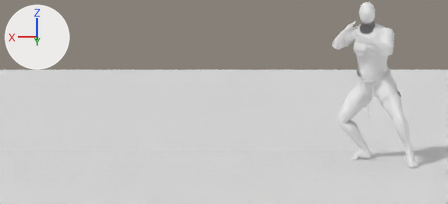
Renders of the Blender file anim-src/_preview_RightUnarmed.blend from each side of a commit.
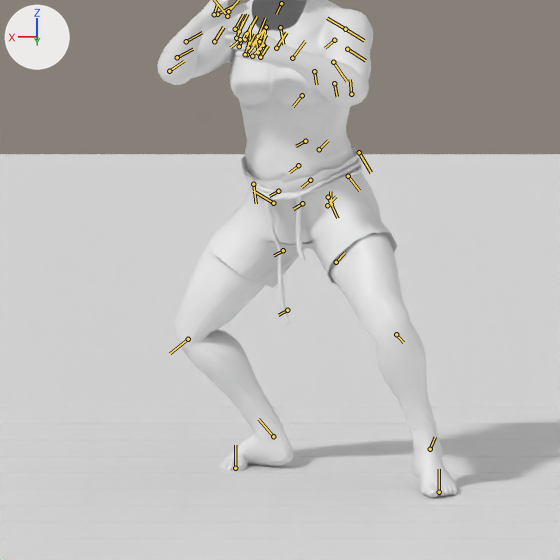
Each version appears first from the file's camera 'CamWide', and next in a close-up on the part from 64% to 100% of the width and 12% to 91% of the height. Lighting does not change. The marker at upper left points along +X, +Y and +Z. The last two pictures show the newer version. Both versions are drawn at frame 3 of the action 'StepDodgeRightUnarmed'; the numbers are the values there. The bones that change, and the others that lie on the model, are drawn over the model as lines in the close-ups.

Objects in the first close-up: 'Cube.003', 'Cube.006', 'Cube.007', 'Cube.022', 'Cube.029', 'Floor', 'HIMBO - Body HP', 'HIMBO - Boxers', 'HIMBO - Feet', 'HIMBO - Hands' and 10 more.
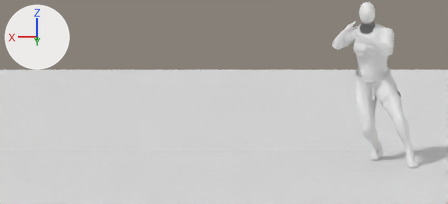
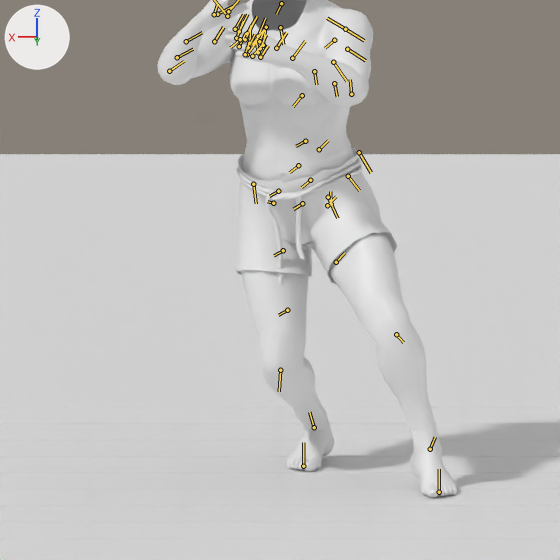
Boxes [x1, y1, x2, y2] around the edits, measured in the close-ups (560 x 560 px):
'HIMBO - Body HP', posed
    both: [158, 0, 436, 431]
'HIMBO - Boxers', posed
    before: [209, 148, 397, 324]
    after: [236, 148, 397, 287]
'HIMBO - Feet', posed (28% narrower)
    before: [219, 407, 457, 497]
    after: [286, 406, 457, 497]
bone 'NPC R Thigh [RThg]', root to tip
    before: (273, 203) to (253, 191)
    after: (273, 203) to (267, 201)
bone 'NPC R Calf [RClf]', root to tip
    before: (188, 339) to (170, 353)
    after: (280, 370) to (279, 391)
bone 'NPC R Foot [Rft ]', root to tip
    before: (273, 436) to (258, 419)
    after: (314, 427) to (309, 412)
bone 'NPC R Toe0 [RToe]', root to tip
    before: (235, 468) to (235, 445)
    after: (303, 466) to (303, 442)

Edits to the bpy script that builds the scene:
```text
Change bone_npc_r_thigh__rthg:
    where bone_npc_r_thigh__rthg = bpy.data.objects['StepDodge_Skeleton'].pose.bones['NPC R Thigh [RThg]']  # child of 'NPC Pelvis [Pelv]'
    bone_npc_r_thigh__rthg.rotation_quaternion: (0.788, -0.224, -0.145, 0.554) -> (0.979, -0.167, 0.08, -0.082)  # degrees (-31, 1, 70) -> degrees (-20, 7, -11)
Change bone_npc_r_calf__rclf:
    where bone_npc_r_calf__rclf = bpy.data.objects['StepDodge_Skeleton'].pose.bones['NPC R Calf [RClf]']  # child of 'NPC R Thigh [RThg]'
    bone_npc_r_calf__rclf.rotation_quaternion: (0.849, 0.529, 0.003, 0.0) -> (0.867, 0.498, 0.002, 0.0)  # degrees (64, 0, 0) -> degrees (60, 0, 0)
Change bone_npc_r_foot__rft:
    where bone_npc_r_foot__rft = bpy.data.objects['StepDodge_Skeleton'].pose.bones['NPC R Foot [Rft ]']  # child of 'NPC R Calf [RClf]'
    bone_npc_r_foot__rft.rotation_quaternion: (0.968, -0.209, 0.133, -0.045) -> (0.933, -0.345, 0.056, -0.091)  # degrees (-25, 14, -8) -> degrees (-41, 2, -12)
Change bone_npc_r_toe0__rtoe:
    where bone_npc_r_toe0__rtoe = bpy.data.objects['StepDodge_Skeleton'].pose.bones['NPC R Toe0 [RToe]']  # child of 'NPC R Foot [Rft ]'
    bone_npc_r_toe0__rtoe.rotation_quaternion: (0.765, -0.04, 0.642, -0.034) -> (0.999, -0.052, 0.0, 0.0)  # degrees (-31, 78, -31) -> degrees (-6, 0, 0)
```
